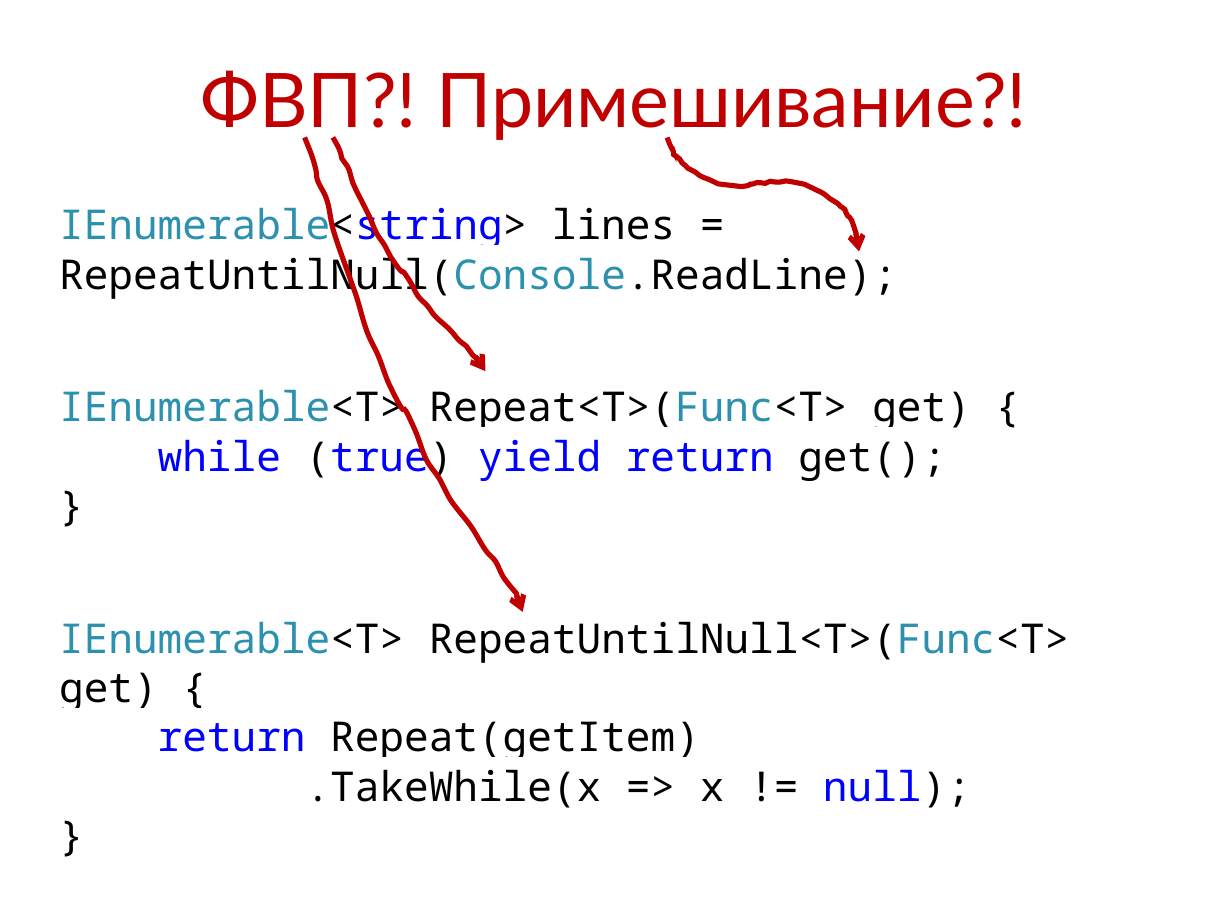
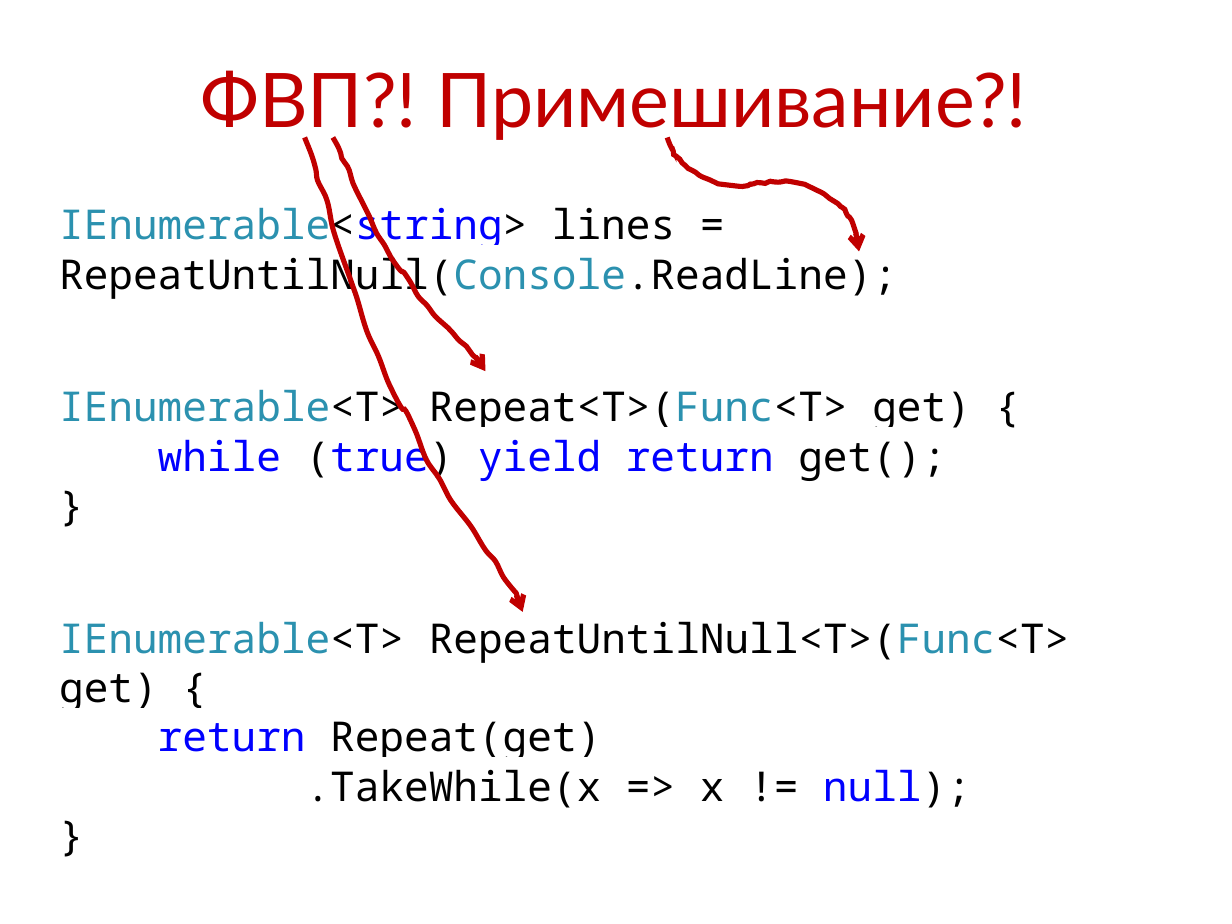
Before and after one commit to kontur-courses/fp, a slide deck: slide 38 of fp.pptx. Drawn at 1232x924 pixels with LibreOffice and Linux fonts; fonts in the diff are those of the drawing. Boxes give left, top, right and bottom in pixels: in the first picture for what was removed or moved away, otherwise in the second. Text is boxed around its words. In the diff, an @@ line names an element or a change of style, - is before the commit and + after.

Commit message:
fix typo on slide

```diff
--- a/fp.pptx
+++ b/fp.pptx
@@ text at box(59, 621, 1070, 808): text changed @@
-IEnumerable<T> RepeatUntilNull<T>(Func<T> get) {
-return Repeat(getItem)
-.TakeWhile(x => x != null);
-}
+IEnumerable<T> RepeatUntilNull<T>(Func<T> get) {
+return Repeat(get)
+.TakeWhile(x => x != null);
+}
```
